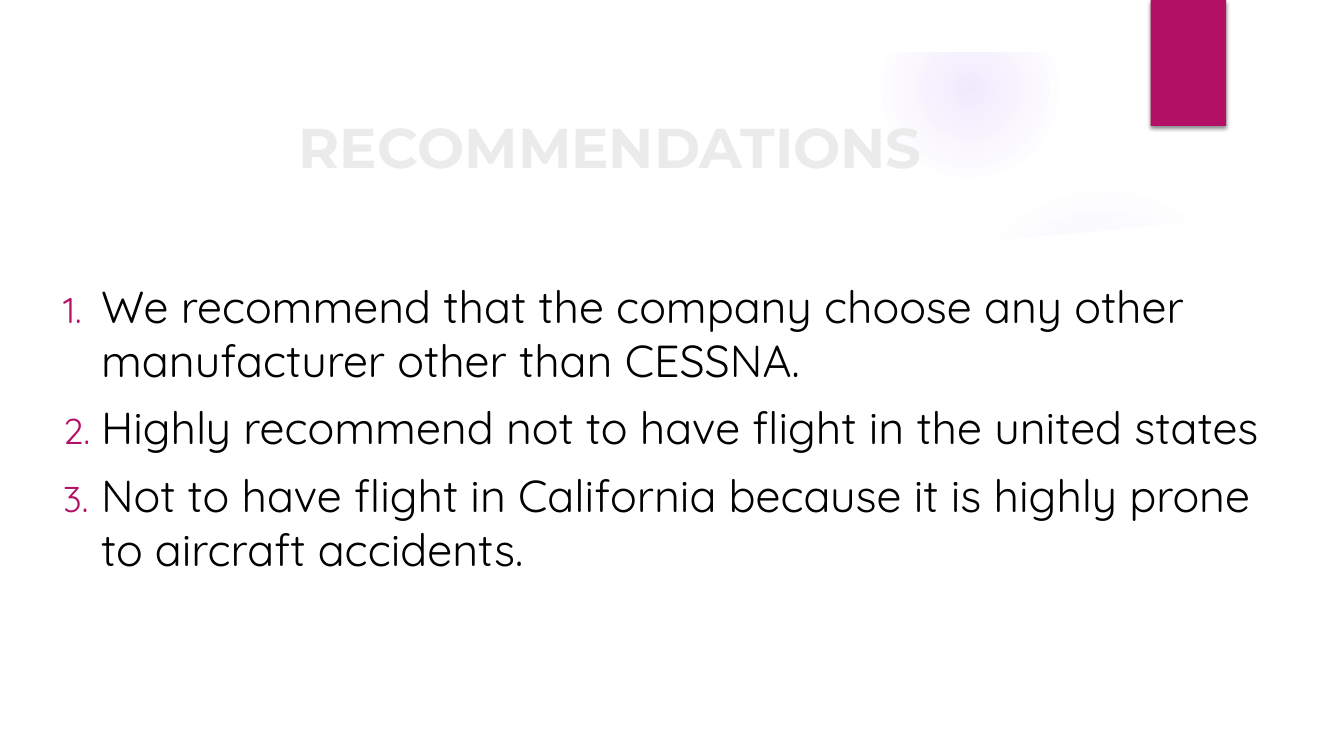
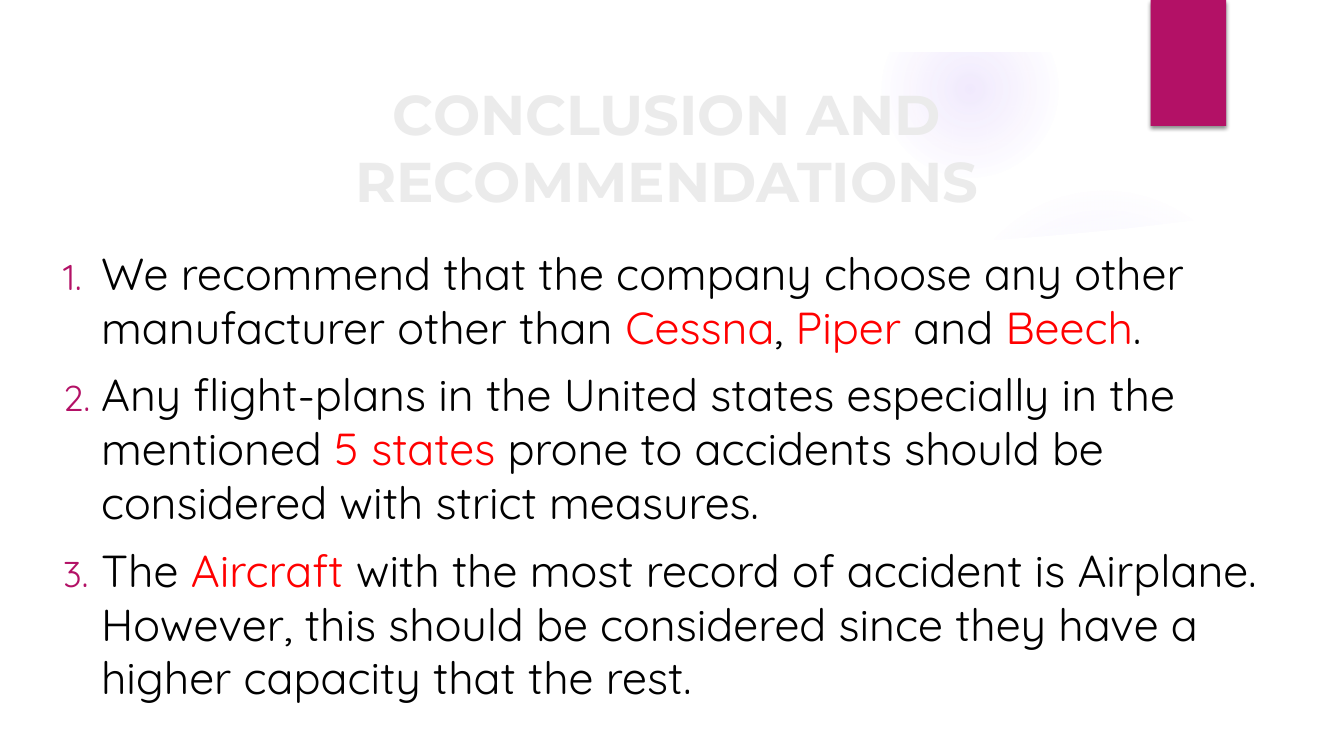
Before and after one commit to rurigi-waweru/dsfpt10-p1-dsc-phase-1-project, a slide deck: slide 9 of project-files/Aviation-Accident-Analysis.pptx (slide 13 before the commit). Drawn at 1344x756 pixels with LibreOffice and Linux fonts; fonts in the diff are those of the drawing; background and template pictures are left out. Boxes give left, top, right and bottom in pixels: in the first picture for what was removed or moved away, otherwise in the second. Text is boxed around its words. In the diff, an @@ line names an element or a change of style, - is before the commit and + after.

Commit message:
adding-updated-presentation -v4 -b

```diff
--- a/project-files/Aviation-Accident-Analysis.pptx
+++ b/project-files/Aviation-Accident-Analysis.pptx
@@ text at [101,257,1257,703]: text changed @@
-1. We recommend that the company choose any other manufacturer other than CESSNA.
-2. Highly recommend not to have flight in the united states
-3. Not to have flight in California because it is highly prone to aircraft accidents.
+1. We recommend that the company choose any other manufacturer other than Cessna, Piper and Beech.
+2. Any flight-plans in the United states especially in the mentioned 5 states prone to accidents should be considered with strict measures.
+3. The Aircraft with the most record of accident is Airplane. However, this should be considered since they have a higher capacity that the rest.
@@ title at [913,311,993,345]: text changed @@
-RECOMMENDATIONS
+CONCLUSION AND RECOMMENDATIONS
```
Also in this commit, not shown: 3 other slides changed, 5 slides added, 9 slides removed, 1 other file.
